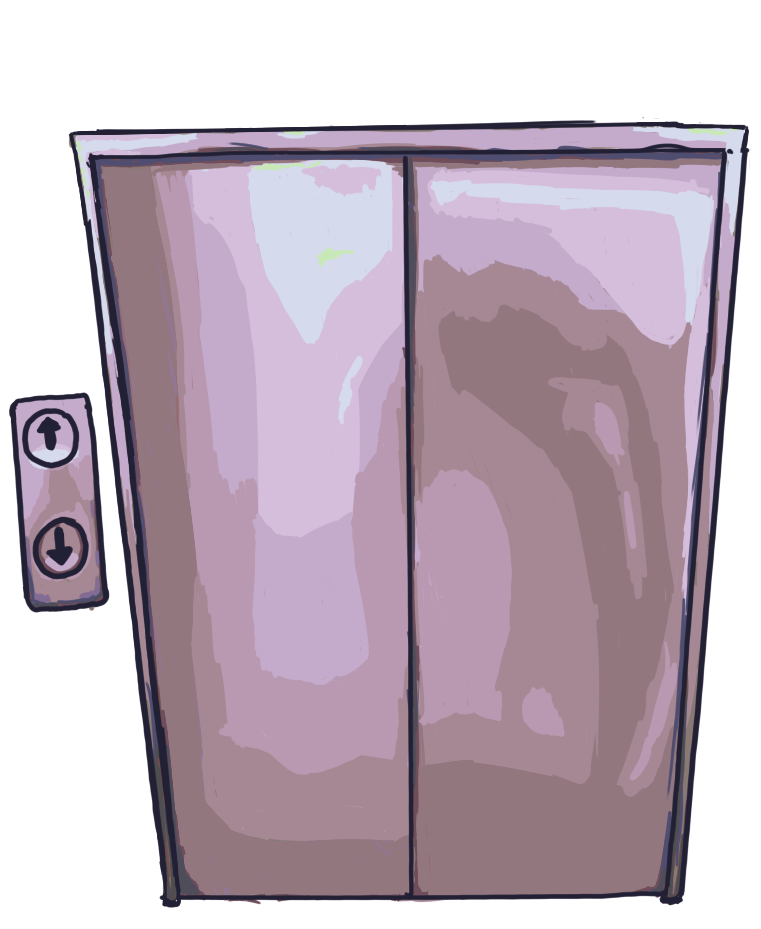
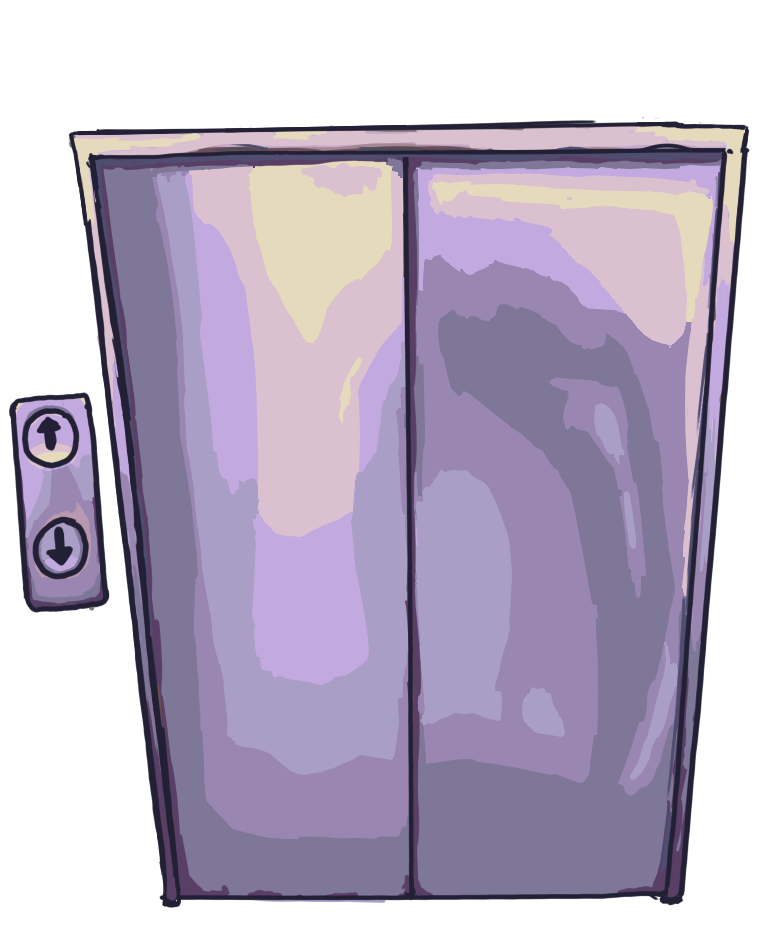
Layers edited between the first and the second 761×929 image:
painted on "Paint Layer 1" (1st of 2) over [15, 122, 745, 905]
painted on "frame" over [15, 122, 745, 905]
removed layer "doors" over [15, 122, 745, 905]
added group "doors" with 4 layers above "interior" over [64, 128, 745, 905]
added layer "Paint Layer 1" (2nd of 2, in "doors") in group "doors" over [384, 129, 448, 903]
added group "interior" with 3 layers above "temp art" over [64, 128, 745, 905]
added layer "lines" in group "interior" over [64, 128, 745, 905]
added layer "Paint Layer 11" in group "interior" over [64, 128, 745, 905]
